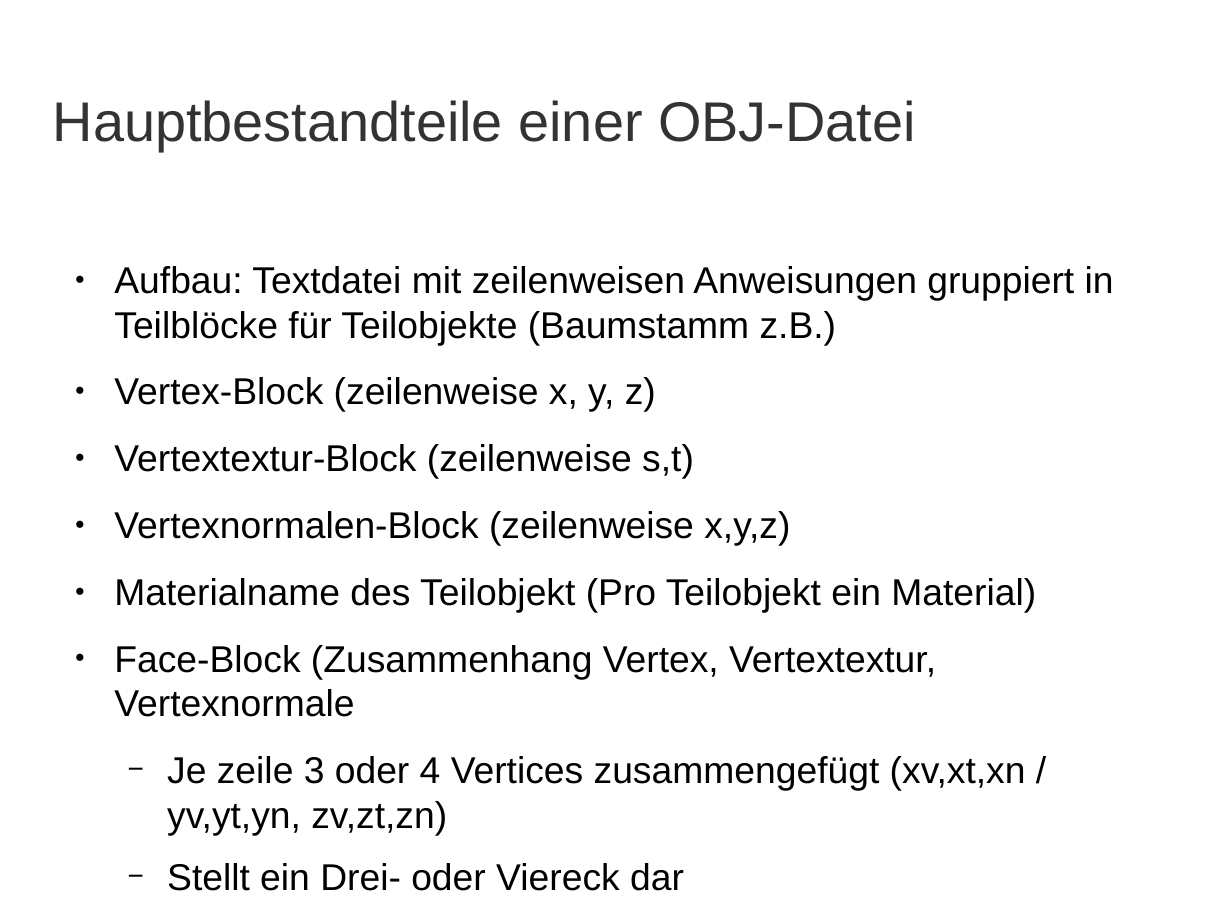
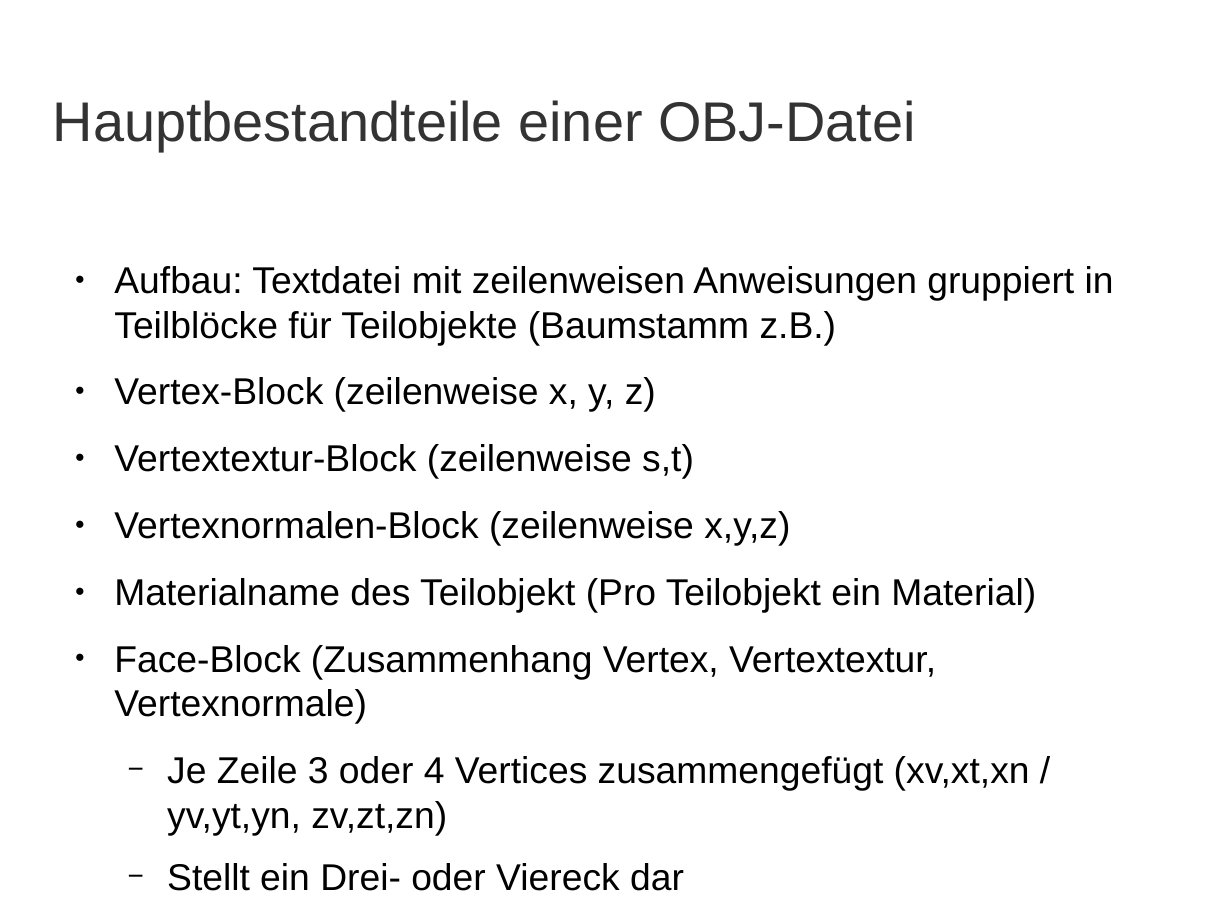
Before and after one commit to cgPrak12/Praktikum, a slide deck: slide 4 of praesentation/praesentation.odp. Drawn at 1232x924 pixels with LibreOffice and Linux fonts; fonts in the diff are those of the drawing; background and template pictures are left out. Boxes give left, top, right and bottom in pixels: in the first picture for what was removed or moved away, otherwise in the second. Text is boxed around its words. In the diff, an @@ line names an element or a change of style, - is before the commit and + after.

```diff
--- a/praesentation/praesentation.odp
+++ b/praesentation/praesentation.odp
@@ text at [114,645,1030,836]: text changed @@
-● Face-Block (Zusammenhang Vertex, Vertextextur, Vertexnormale
-  − Je zeile 3 oder 4 Vertices zusammengefügt (xv,xt,xn / yv,yt,yn, zv,zt,zn)
+● Face-Block (Zusammenhang Vertex, Vertextextur, Vertexnormale)
+  − Je Zeile 3 oder 4 Vertices zusammengefügt (xv,xt,xn / yv,yt,yn, zv,zt,zn)
```
Also in this commit, not shown: 4 other slides changed.
